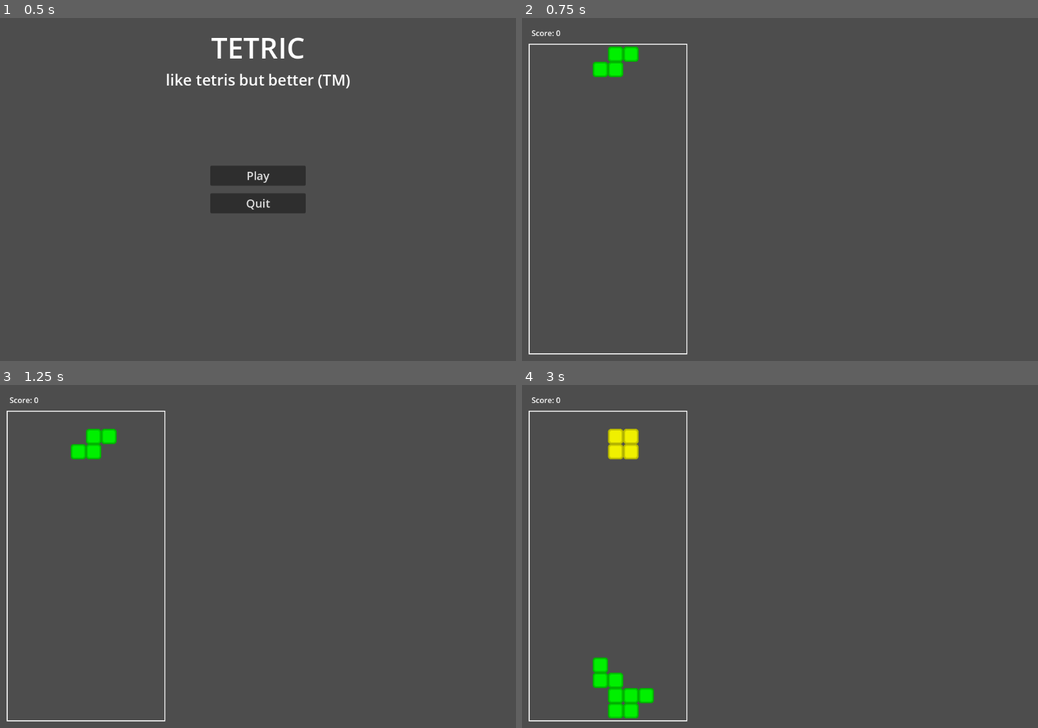
Above: before the commit, frames 1-4 (two rows, left to right).
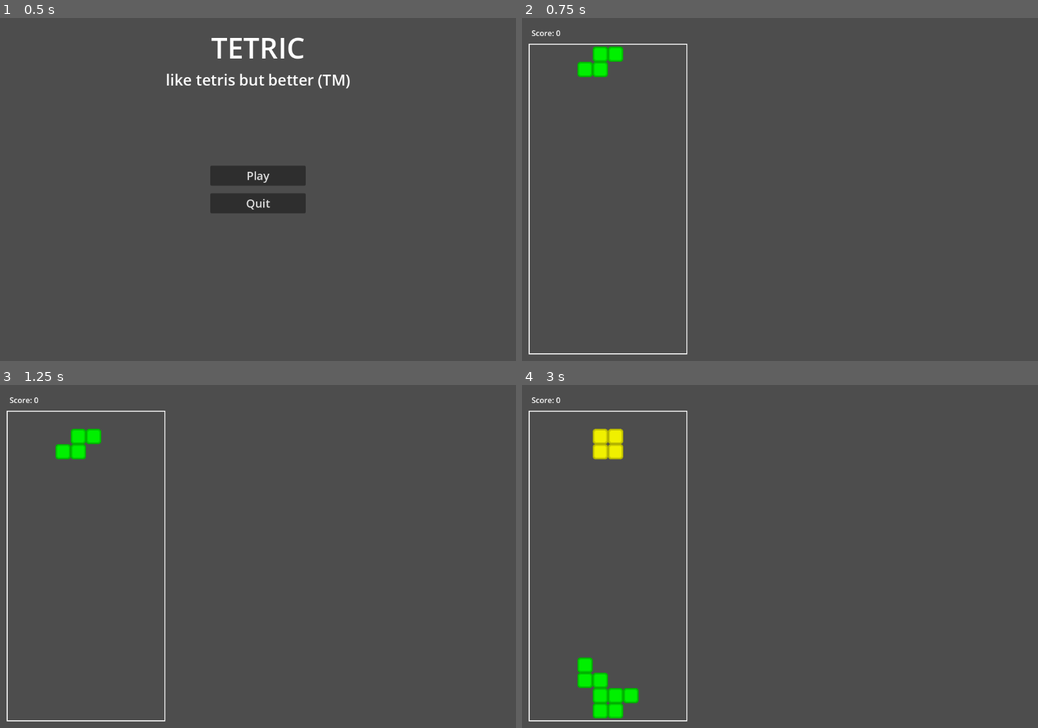
Above: after the commit, the same moments.

Repository: jollyroger182/tetric
Game: Godot game, scene res://scenes/menu/menu.tscn
Same seed, same stepped clock (60 frames per second), same inputs: the game is played once before the commit and once after it.
Inputs:
- Up to frame 1 (0.5 s): no input
- Up to frame 2 (0.75 s): click "Play" at 0.5 s
- Up to frame 3 (1.25 s): no input
- Up to frame 4 (3 s): tap Enter at 1.25 s; hold Right (right) 1.28-2.03 s; tap Space (hard_drop) at 1.35, 2.75 s; hold Left (left) 2.03-2.78 s; tap W (rotate) at 2.1 s; hold Right (right) from 2.78 s (still down); tap Down (soft_drop) at 2.85 s

Frame 1 is identical in both runs. In frame 2, 0.5% of the frame differs, in the area x 10-23%, y 8-18%; in frame 3, 0.5%; in frame 4, 1.6%, in the area x 10-26%, y 12-98%.

Commit message:
add pause menu and shift coordinate system

Diff:
--- a/project.godot
+++ b/project.godot
@@ -59,6 +59,11 @@
 "events": [Object(InputEventKey,"resource_local_to_scene":false,"resource_name":"","device":-1,"window_id":0,"alt_press …(191 unchanged characters)…
 ]
 }
+pause={
+"deadzone": 0.2,
+"events": [Object(InputEventKey,"resource_local_to_scene":false,"resource_name":"","device":-1,"window_id":0,"alt_pressed":false,"shift_pressed":false,"ctrl_pressed":false,"meta_pressed":false,"pressed":false,"keycode":0,"physical_keycode":4194305,"key_label":0,"unicode":0,"location":0,"echo":false,"script":null)
+]
+}
 
 [rendering]
 
--- a/scenes/main/board.gd
+++ b/scenes/main/board.gd
@@ -89,7 +89,7 @@
 	tetromino.board = self
 	tetromino.name = "ActivePiece"
 	tetromino.landed.connect(_on_piece_landed)
-	tetromino.offset = Vector2i(Constants.BOARD_SIZE.x/2, 0)
+	tetromino.offset = Vector2i(Constants.BOARD_SIZE.x/2-1, 0)
 	add_child(tetromino)
 
 
--- a/scenes/main/main.gd
+++ b/scenes/main/main.gd
@@ -1,6 +1,7 @@
 extends Node2D
 
 @onready var board: Board = $Board
+@onready var pause_menu: Control = %PauseMenu
 
 
 # Called when the node enters the scene tree for the first time.
@@ -8,6 +9,6 @@
 	board.spawn_piece()
 
 
-# Called every frame. 'delta' is the elapsed time since the previous frame.
-func _process(delta: float) -> void:
-	pass
+func _on_resume() -> void:
+	pause_menu.hide()
+	get_tree().paused = false
--- a/scenes/main/main.tscn
+++ b/scenes/main/main.tscn
@@ -1,13 +1,21 @@
-[gd_scene load_steps=3 format=3 uid="uid://cuftekcatbj70"]
+[gd_scene load_steps=5 format=3 uid="uid://cuftekcatbj70"]
 
 [ext_resource type="Script" uid="uid://dl2aask6rqgmy" path="res://scenes/main/board.gd" id="1_hyk8p"]
 [ext_resource type="Script" uid="uid://c5ssj84mmqqk0" path="res://scenes/main/main.gd" id="1_iuonh"]
+[ext_resource type="PackedScene" uid="uid://cvv8knlqearhw" path="res://scenes/pause_menu/pause_menu.tscn" id="3_k2fmo"]
+[ext_resource type="Script" uid="uid://ncieqt2bdoth" path="res://scenes/main/pause_manager.gd" id="4_l3cfh"]
 
 [node name="Main" type="Node2D"]
 script = ExtResource("1_iuonh")
 
 [node name="Board" type="Node2D" parent="."]
 script = ExtResource("1_hyk8p")
+
+[node name="CanvasLayer" type="CanvasLayer" parent="."]
+
+[node name="PauseMenu" parent="CanvasLayer" instance=ExtResource("3_k2fmo")]
+unique_name_in_owner = true
+visible = false
 
 [node name="UI" type="CanvasLayer" parent="."]
 
@@ -17,3 +25,9 @@
 offset_right = 81.0
 offset_bottom = 43.0
 text = "Score: 0"
+
+[node name="PauseManager" type="Node" parent="."]
+process_mode = 3
+script = ExtResource("4_l3cfh")
+
+[connection signal="resume" from="CanvasLayer/PauseMenu" to="." method="_on_resume"]
--- /dev/null
+++ b/scenes/main/pause_manager.gd
@@ -0,0 +1,7 @@
+extends Node
+
+
+func _process(_delta: float) -> void:
+	if Input.is_action_just_pressed("pause"):
+		get_tree().paused = not get_tree().paused
+		%PauseMenu.visible = get_tree().paused
--- /dev/null
+++ b/scenes/pause_menu/pause_menu.gd
@@ -0,0 +1,17 @@
+extends Panel
+
+signal resume
+
+
+#func _process(_delta: float):
+	#if Input.is_action_just_pressed("pause"):
+		#print('unpaused')
+		#_on_resume()
+
+
+func _on_resume() -> void:
+	resume.emit()
+
+
+func _on_quit() -> void:
+	get_tree().change_scene_to_file("res://scenes/menu/menu.tscn")
--- /dev/null
+++ b/scenes/pause_menu/pause_menu.tscn
@@ -0,0 +1,54 @@
+[gd_scene load_steps=3 format=3 uid="uid://cvv8knlqearhw"]
+
+[ext_resource type="Script" uid="uid://waq1fj63asf5" path="res://scenes/pause_menu/pause_menu.gd" id="1_5bgjm"]
+
+[sub_resource type="LabelSettings" id="LabelSettings_qcmsd"]
+font_size = 64
+
+[node name="PauseMenu" type="Panel"]
+process_mode = 2
+anchors_preset = 15
+anchor_right = 1.0
+anchor_bottom = 1.0
+grow_horizontal = 2
+grow_vertical = 2
+script = ExtResource("1_5bgjm")
+
+[node name="VBoxContainer" type="VBoxContainer" parent="."]
+layout_mode = 1
+anchors_preset = 8
+anchor_left = 0.5
+anchor_top = 0.5
+anchor_right = 0.5
+anchor_bottom = 0.5
+offset_left = -20.0
+offset_top = -20.0
+offset_right = 20.0
+offset_bottom = 20.0
+grow_horizontal = 2
+grow_vertical = 2
+theme_override_constants/separation = 20
+
+[node name="Label" type="Label" parent="VBoxContainer"]
+layout_mode = 2
+text = "Paused"
+label_settings = SubResource("LabelSettings_qcmsd")
+horizontal_alignment = 1
+
+[node name="HBoxContainer" type="HBoxContainer" parent="VBoxContainer"]
+layout_mode = 2
+theme_override_constants/separation = 32
+alignment = 1
+
+[node name="ResumeButton" type="Button" parent="VBoxContainer/HBoxContainer"]
+layout_mode = 2
+theme_override_font_sizes/font_size = 24
+text = "Resume"
+
+[node name="QuitButton" type="Button" parent="VBoxContainer/HBoxContainer"]
+layout_mode = 2
+theme_override_font_sizes/font_size = 24
+text = "Main menu"
+
+[connection signal="pressed" from="VBoxContainer/HBoxContainer/ResumeButton" to="." method="_on_resume"]
+[connection signal="pressed" from="VBoxContainer/HBoxContainer/QuitButton" to="." method="_on_quit"]
Not shown, added: scenes/main/pause_manager.gd.uid
Not shown, added: scenes/pause_menu/pause_menu.gd.uid
